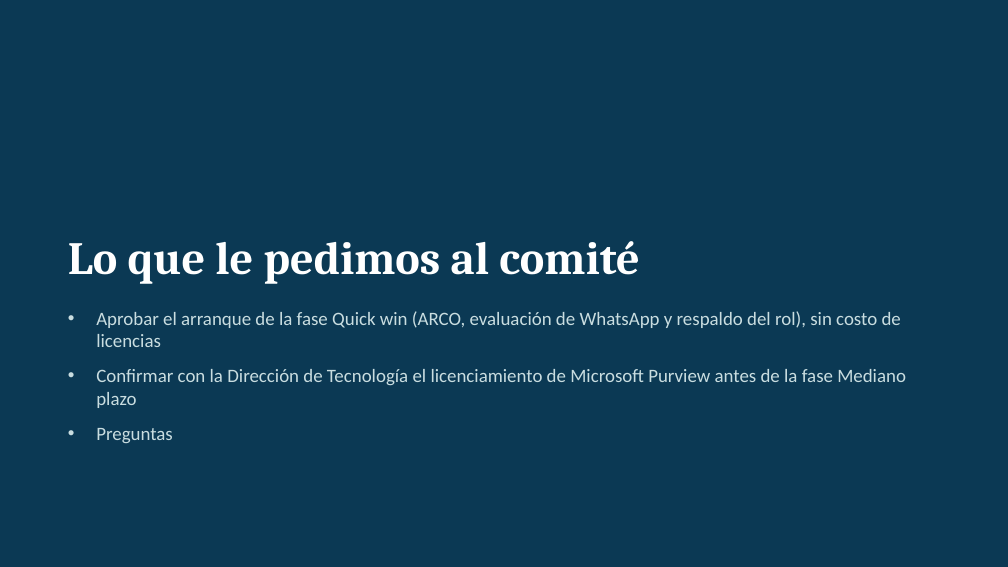
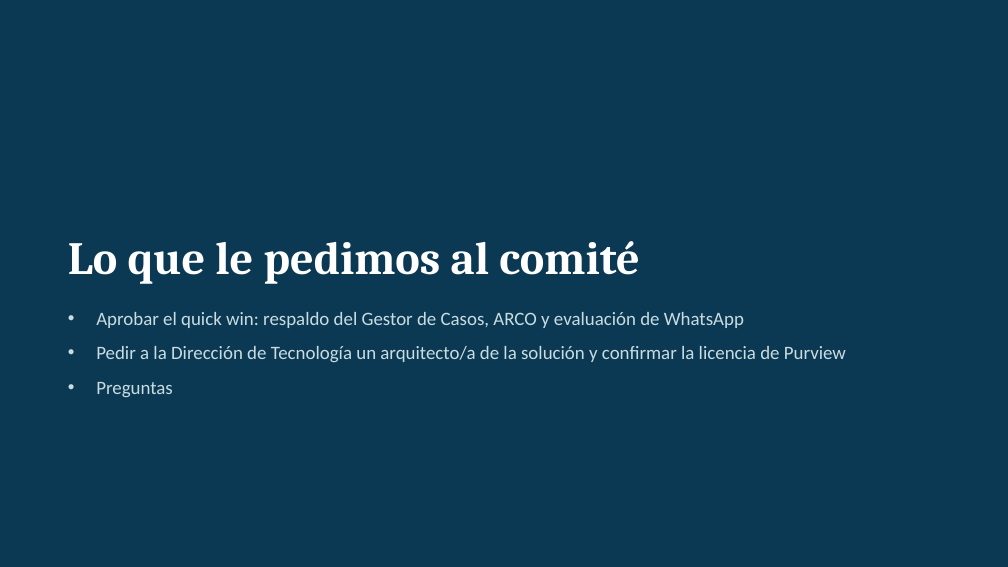
Before and after one commit to N1kxo/AREM-Innova2-JohannaMolina, a slide deck: slide 10 of 09-presentacion-final/presentacion.pptx. Drawn at 1008x567 pixels with LibreOffice and Linux fonts; fonts in the diff are those of the drawing. Boxes give left, top, right and bottom in pixels: in the first picture for what was removed or moved away, otherwise in the second. Text is boxed around its words. In the diff, an @@ line names an element or a change of style, - is before the commit and + after.

```diff
--- a/09-presentacion-final/presentacion.pptx
+++ b/09-presentacion-final/presentacion.pptx
@@ text at [96, 312, 846, 362]: text changed @@
-• Aprobar el arranque de la fase Quick win (ARCO, evaluación de WhatsApp y respaldo del rol), sin costo de licencias
-• Confirmar con la Dirección de Tecnología el licenciamiento de Microsoft Purview antes de la fase Mediano plazo
+• Aprobar el quick win: respaldo del Gestor de Casos, ARCO y evaluación de WhatsApp
+• Pedir a la Dirección de Tecnología un arquitecto/a de la solución y confirmar la licencia de Purview
```
Also in this commit, not shown: 9 other slides changed, 17 other files.
